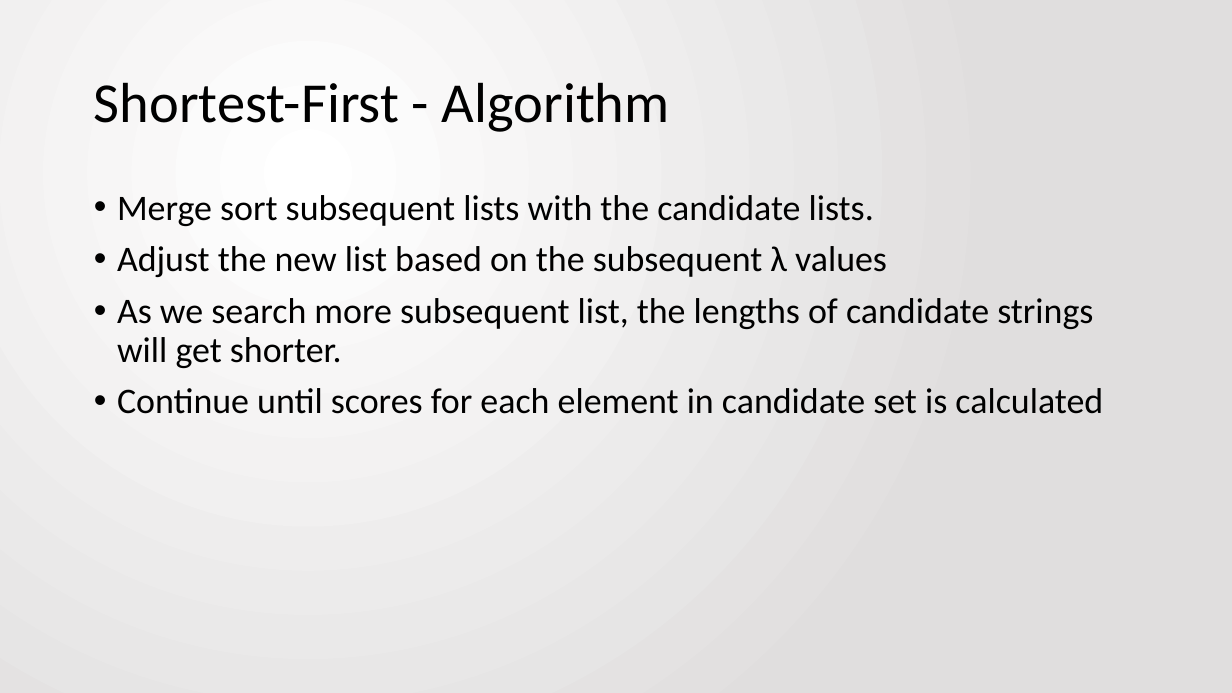
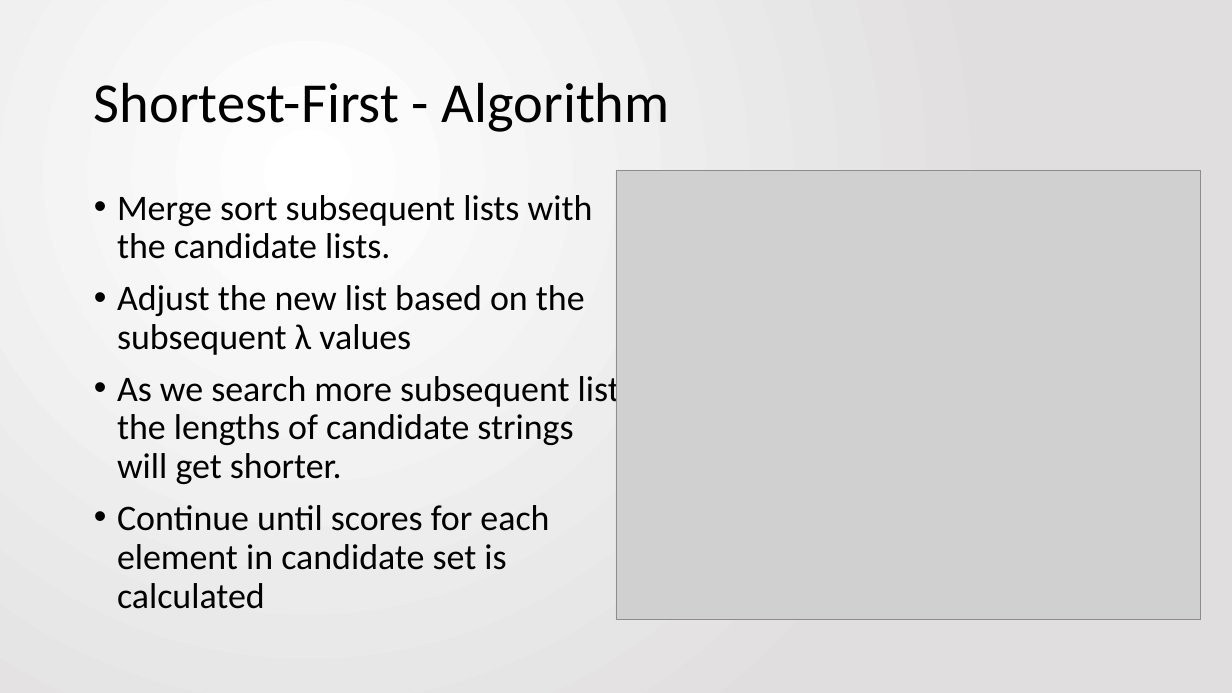
Before and after one commit to jbfitz/EECS405, a slide deck: slide 17 of Paper Presentation/EECS405.PattersonFitzpatrick.PaperPresentation.pptx (slide 13 before the commit). Drawn at 1232x693 pixels with LibreOffice and Linux fonts; fonts in the diff are those of the drawing; grey boxes stand for pictures. Boxes give left, top, right and bottom in pixels: in the first picture for what was removed or moved away, otherwise in the second. Text is boxed around its words. In the diff, an @@ line names an element or a change of style, - is before the commit and + after.

```diff
--- a/Paper Presentation/EECS405.PattersonFitzpatrick.PaperPresentation.pptx
+++ b/Paper Presentation/EECS405.PattersonFitzpatrick.PaperPresentation.pptx
@@ picture added at [616, 171, 1202, 619] @@
@@ text "Merge sort subsequent lists with ..." rewrapped from [117, 195, 1103, 414] to [117, 195, 629, 609] @@
```
Also in this commit, not shown: 8 other slides changed, 5 slides added, 1 slide removed.
